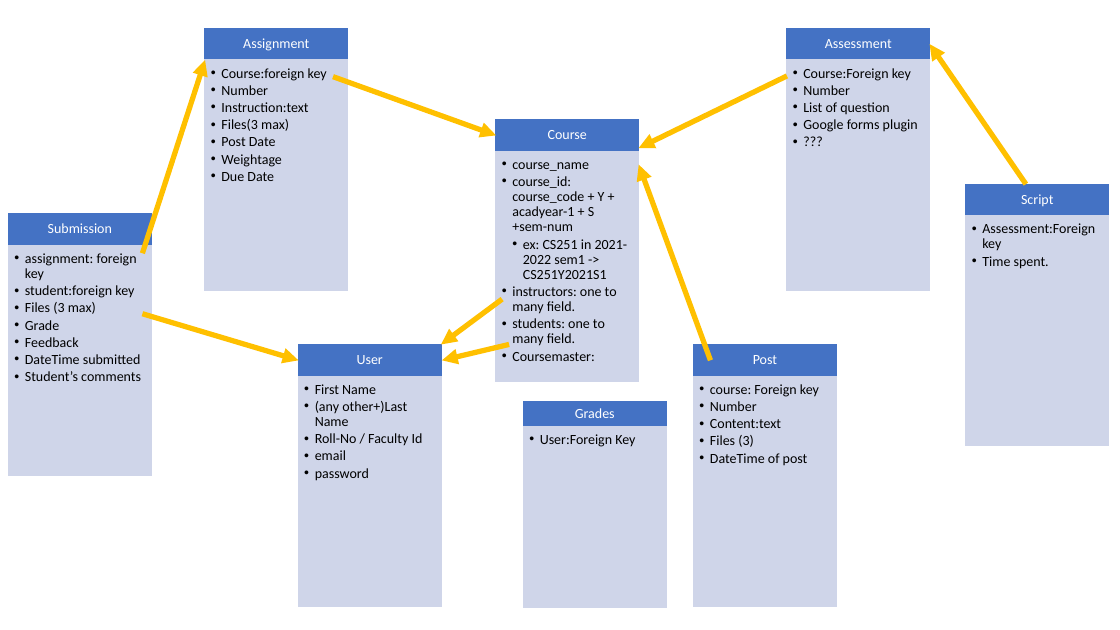
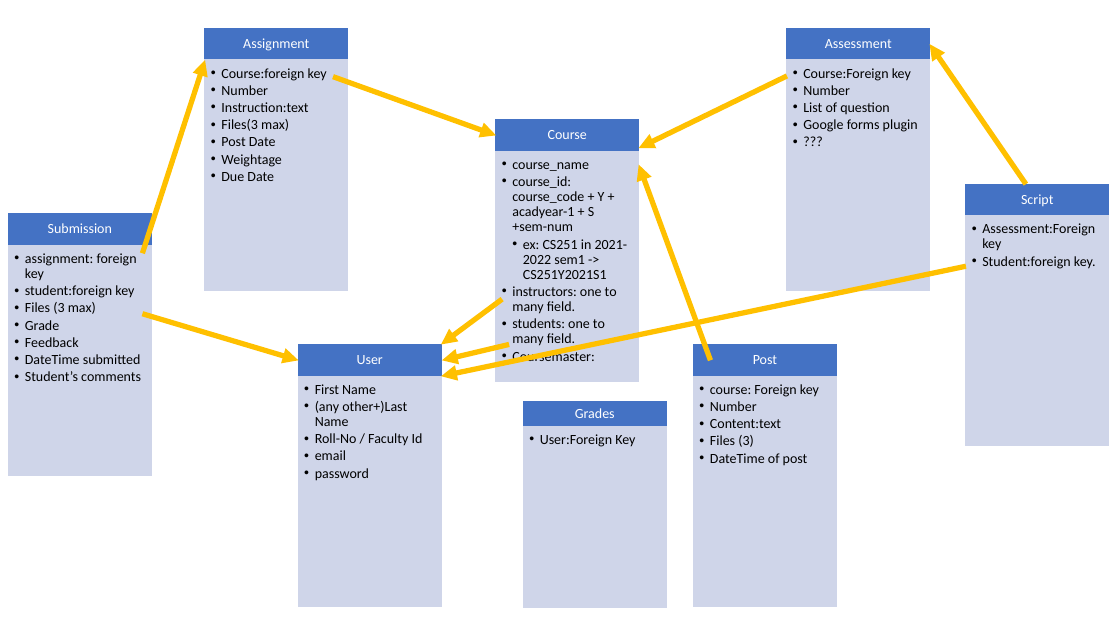
Before and after one commit to hardik-rajpal/EducareAngularMirror, a slide deck: slide 3 of Presentation1.pptx. Drawn at 1120x630 pixels with LibreOffice and Linux fonts; fonts in the diff are those of the drawing. Boxes give left, top, right and bottom in pixels: in the first picture for what was removed or moved away, otherwise in the second. Text is boxed around its words. In the diff, an @@ line names an element or a change of style, - is before the commit and + after.

```diff
--- a/Presentation1.pptx
+++ b/Presentation1.pptx
@@ arrow added from (966, 266) to (441, 376), #FFC000 4.5 pt @@
@@ text in freeform shape at box(982, 256, 1096, 269): text changed @@
-  • Time spent.
+  • Student:foreign key.
```
Also in this commit, not shown: 9 other files.
